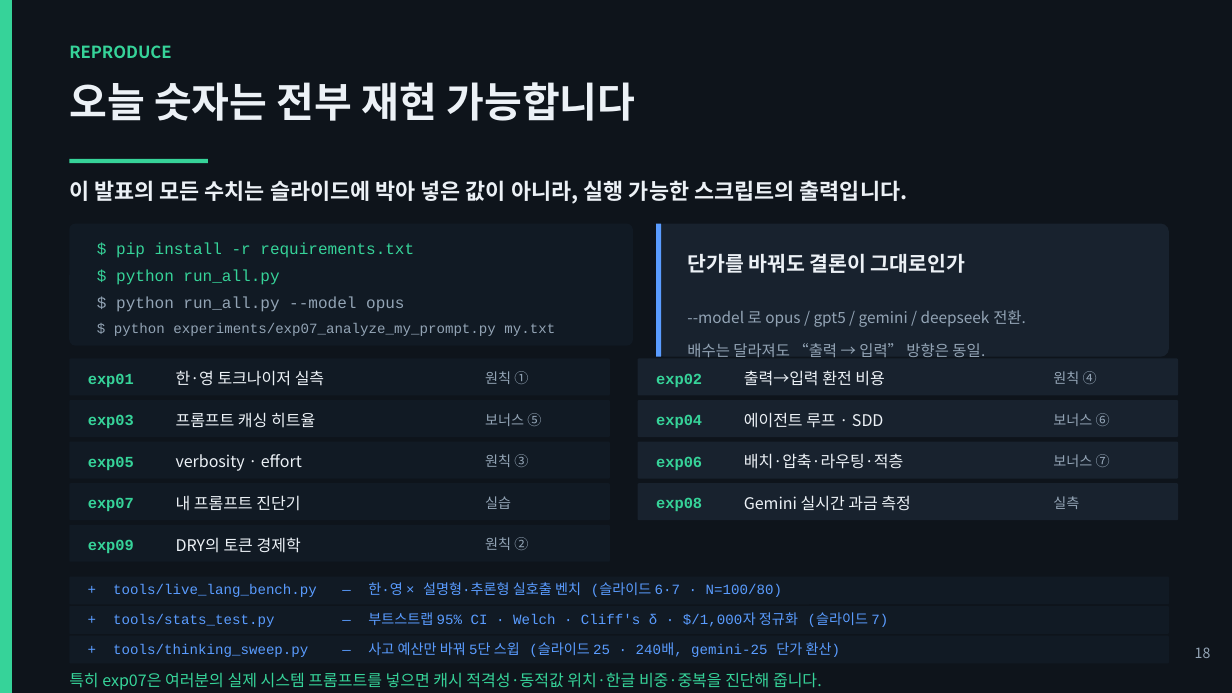
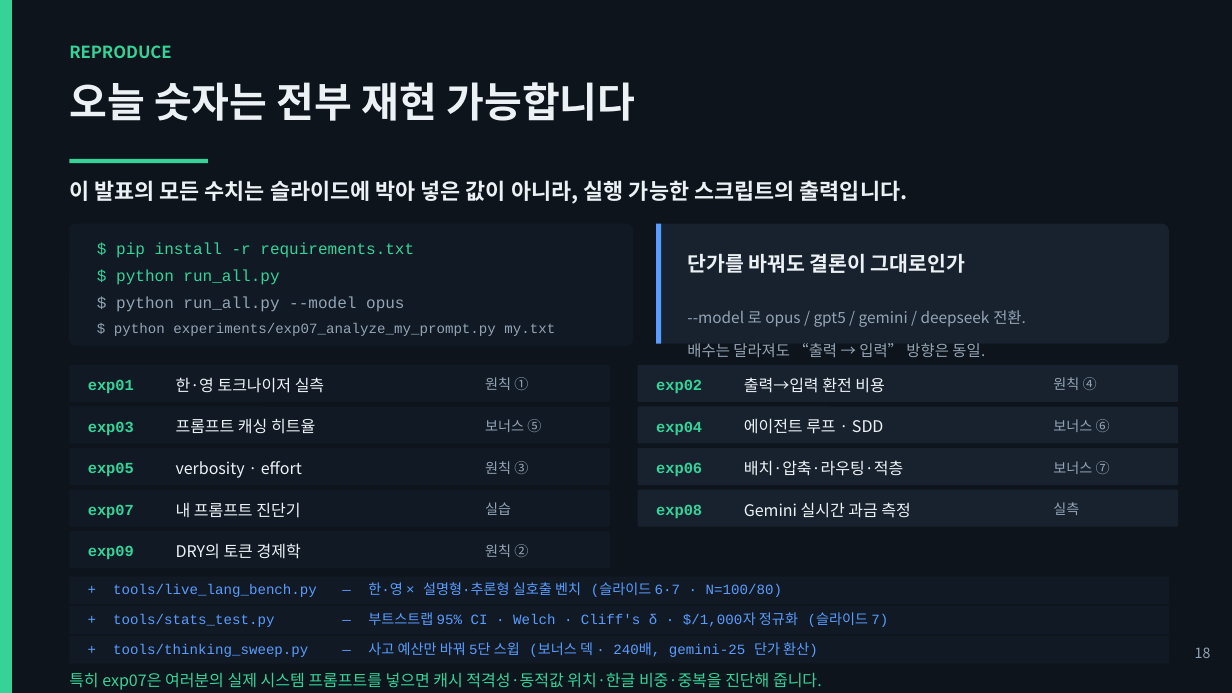
Before and after one commit to giyeop-cody/token-cost-lab, a slide deck: slide 18 of presentation/토큰_절약_발표_본편.pptx. Drawn at 1232x693 pixels with LibreOffice and Linux fonts; fonts in the diff are those of the drawing. Boxes give left, top, right and bottom in pixels: in the first picture for what was removed or moved away, otherwise in the second. Text is boxed around its words. In the diff, an @@ line names an element or a change of style, - is before the commit and + after.

```diff
--- a/presentation/토큰_절약_발표_본편.pptx
+++ b/presentation/토큰_절약_발표_본편.pptx
@@ rounded rectangle: place and size @@
-rounded rectangle at (656, 224, 1169, 357)
+rounded rectangle at (656, 224, 1169, 344)
@@ rectangle: place and size @@
-rectangle at (656, 224, 662, 357)
+rectangle at (656, 224, 662, 344)
@@ 27 texts, 9 rounded rectangles: place and size @@
-27 texts, 9 rounded rectangles at (69, 359, 1178, 562)
+27 texts, 9 rounded rectangles at (69, 365, 1178, 568)
@@ text at (113, 642, 818, 657): text changed @@
-+ tools/thinking_sweep.py — 사고 예산만 바꿔 5단 스윕 (슬라이드 25 · 240배, gemini-25 단가 환산)
++ tools/thinking_sweep.py — 사고 예산만 바꿔 5단 스윕 (보너스 덱 · 240배, gemini-25 단가 환산)
```
Also in this commit, not shown: 1 other slide changed, 10 other files.
